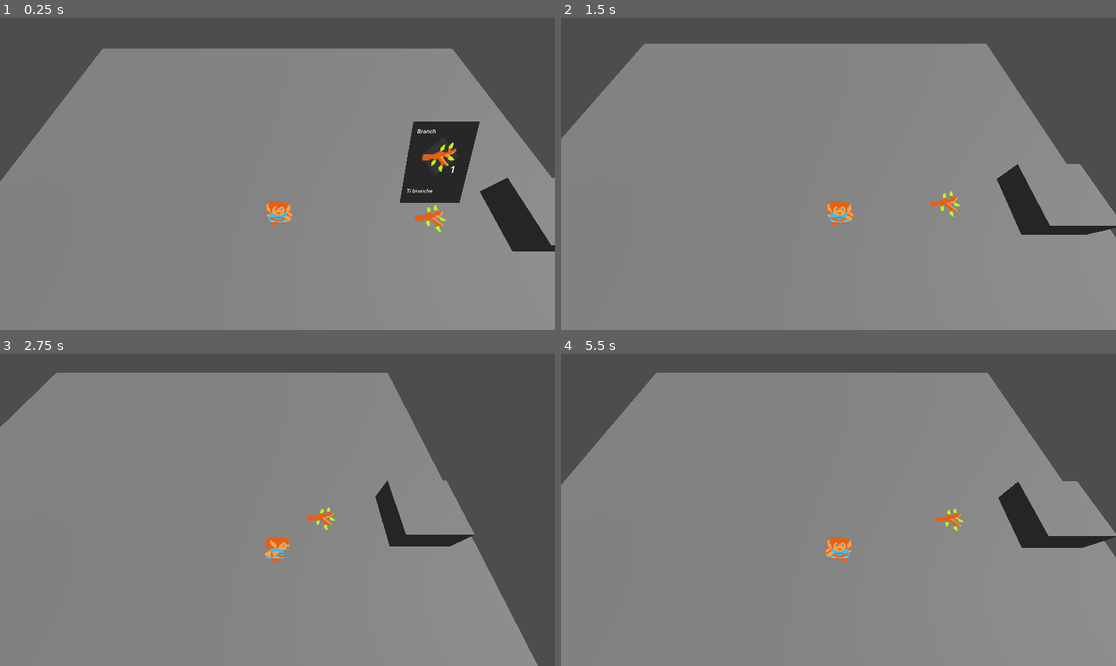
Above: before the commit, frames 1-4 (two rows, left to right).
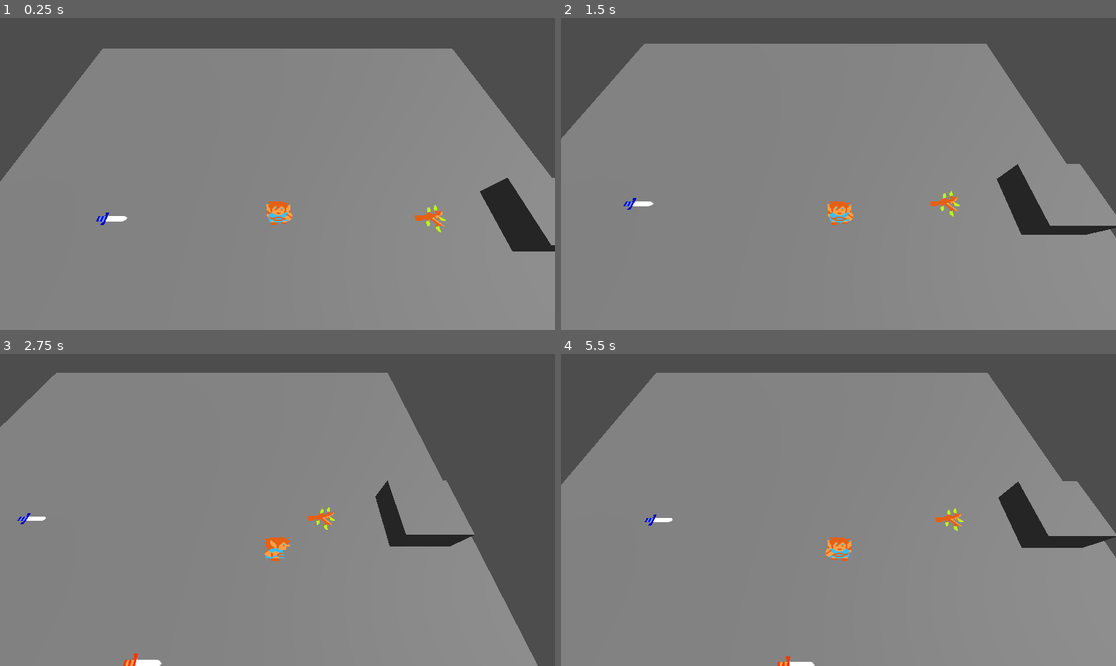
Above: after the commit, the same moments.

Repository: jogoCode/PixelHD
Game: Godot game, scene res://Scenes/main.tscn
Two runs of this game, one before a commit and one after it. Both use one fixed random seed, a clock stepped at 60 frames per second and the inputs below. The engine's default icon, where the game draws it, is replaced by a stand-in: a white triangle on a blue panel in a dark square.
Inputs:
- Up to frame 1 (0.25 s): no input
- Up to frame 2 (1.5 s): tap Enter (ui_accept) at 0.5, 0.77 s; hold Right (ui_right) 0.53-1.28 s; tap E (Interact) at 0.6, 1.35 s; hold Down (ui_down) from 1.28 s (still down)
- Up to frame 3 (2.75 s): tap Enter (ui_accept) at 1.52 s; release Down (ui_down) at 2.03 s; hold Right (ui_right) from 2.03 s (still down); tap E (Interact) at 2.1 s
- Up to frame 4 (5.5 s): release Right (ui_right) at 2.78 s; hold Up (ui_up) 2.78-3.53 s; tap E (Interact) every 0.75 s from 2.85 to 5.1 s; tap Enter (ui_accept) at 3.02, 3.77, 4.52 s; hold Left (ui_left) 3.53-5.03 s; hold Down (ui_down) from 5.03 s (still down)

The runs differ from the first frame. In frame 1, 3.1% of the frame differs, in the area x 17-87%, y 33-67%; in frame 2, less than 0.1%; in frame 3, 0.2%; in frame 4, 0.2%.

Commit message:
ajout weapon

Diff:
--- a/Prefabs/objPickup.tscn
+++ b/Prefabs/objPickup.tscn
@@ -36,6 +36,7 @@
 
 [node name="StatsDisplay" type="Sprite3D" parent="."]
 transform = Transform3D(0.5, 0, 0, 0, 0.353553, 0.353553, 0, -0.353553, 0.353553, 0, 0.572802, -0.654504)
+visible = false
 transparency = 0.1
 texture = SubResource("ViewportTexture_xyeem")
 
--- /dev/null
+++ b/Ressources/W_FireSword.tres
@@ -0,0 +1,11 @@
+[gd_resource type="Resource" script_class="R_Weapon" load_steps=3 format=3 uid="uid://hes7gby3uxcw"]
+
+[ext_resource type="Script" path="res://Scripts/Ressources/R_Weapons.gd" id="1_3ymxc"]
+[ext_resource type="Texture2D" uid="uid://cxc0avt1rlii" path="res://Sprites/FireSword.png" id="1_fj52k"]
+
+[resource]
+script = ExtResource("1_3ymxc")
+_name = "Fire sword"
+_img = ExtResource("1_fj52k")
+_dmg = 10
+_desc = "Fort fort"
--- /dev/null
+++ b/Ressources/W_IronSword.tres
@@ -0,0 +1,11 @@
+[gd_resource type="Resource" script_class="R_Weapon" load_steps=3 format=3 uid="uid://ck4t4qepux4ix"]
+
+[ext_resource type="Script" path="res://Scripts/Ressources/R_Weapons.gd" id="1_0hoo3"]
+[ext_resource type="Texture2D" uid="uid://bdrvvud5cthrk" path="res://Sprites/IronSword.png" id="1_m2iwp"]
+
+[resource]
+script = ExtResource("1_0hoo3")
+_name = "Iron sword"
+_img = ExtResource("1_m2iwp")
+_dmg = 6
+_desc = "Aie sa coupe !!"
--- a/Scenes/main.tscn
+++ b/Scenes/main.tscn
@@ -1,8 +1,10 @@
-[gd_scene load_steps=9 format=3 uid="uid://dvqgo0yh4o76"]
+[gd_scene load_steps=11 format=3 uid="uid://dvqgo0yh4o76"]
 
 [ext_resource type="PackedScene" uid="uid://budrbr6y8el7f" path="res://Prefabs/player.tscn" id="1_4mtj6"]
 [ext_resource type="PackedScene" uid="uid://ctoxthrmgum7c" path="res://Prefabs/objPickup.tscn" id="2_5px2p"]
 [ext_resource type="Resource" uid="uid://cp3ja8rwcof3e" path="res://Ressources/W_Branch.tres" id="3_oqi7g"]
+[ext_resource type="Resource" uid="uid://ck4t4qepux4ix" path="res://Ressources/W_IronSword.tres" id="4_65pc1"]
+[ext_resource type="Resource" uid="uid://hes7gby3uxcw" path="res://Ressources/W_FireSword.tres" id="5_05lwl"]
 
 [sub_resource type="PlaneMesh" id="PlaneMesh_k8m5f"]
 
@@ -49,3 +51,12 @@
 [node name="ObjPickup" parent="." instance=ExtResource("2_5px2p")]
 transform = Transform3D(1, 0, 0, 0, 1, 0, 0, 0, 1, 2.432, 0.0711332, 0)
 _weapon = ExtResource("3_oqi7g")
+
+[node name="ObjPickup2" parent="." instance=ExtResource("2_5px2p")]
+transform = Transform3D(1, 0, 0, 0, 1, 0, 0, 0, 1, -2.66276, 0.0576416, 0)
+_weapon = ExtResource("4_65pc1")
+
+[node name="ObjPickup3" parent="." instance=ExtResource("2_5px2p")]
+transform = Transform3D(1, 0, 0, 0, 1, 0, 0, 0, 1, 0, 0.0466983, 2.06034)
+_weapon = ExtResource("5_05lwl")
+metadata/_edit_lock_ = true
--- a/Scripts/Weapon/Weapon.gd
+++ b/Scripts/Weapon/Weapon.gd
@@ -23,10 +23,10 @@
 func _process(delta):
 	if(_owner._stateMachine.GetState() == "Atk"):
 		show();
-		#_hitBox.disabled = false;
+		_hitBox.disabled = false;
 	else:
 		hide();
-		#_hitBox.disabled = true;
+		_hitBox.disabled = true;
 	WeaponOrientation();
 
 func WeaponOrientation()->void:
Binary file added: Sprites/FireSword.aseprite
Binary file added: Sprites/FireSword.png
Not shown, added: Sprites/FireSword.png.import
